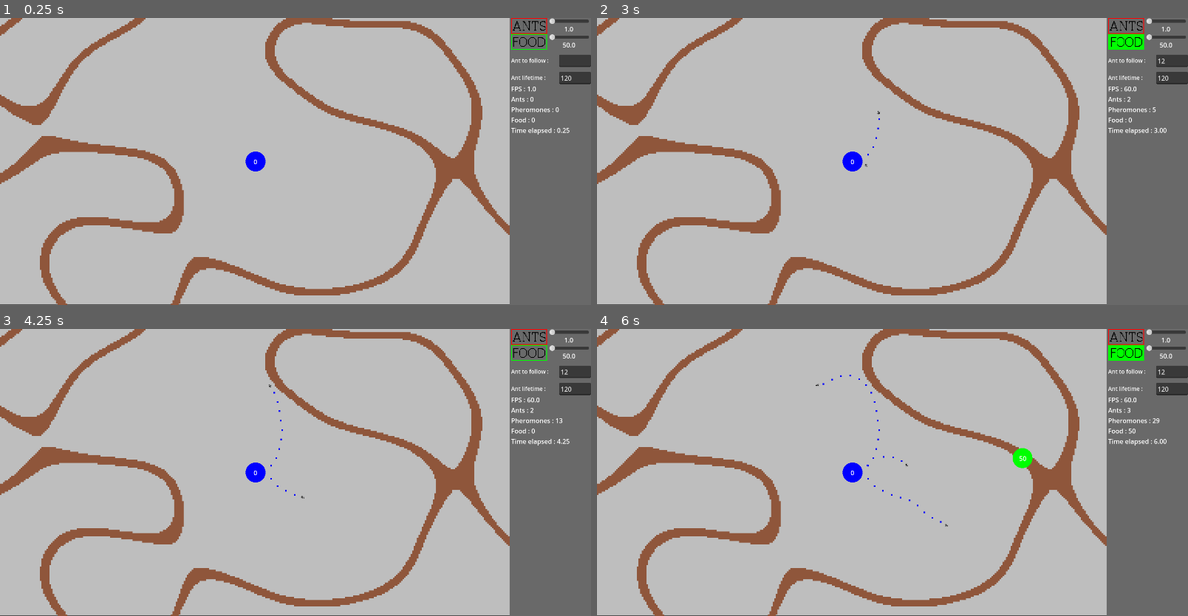
Above: before the commit, frames 1-4 (two rows, left to right).
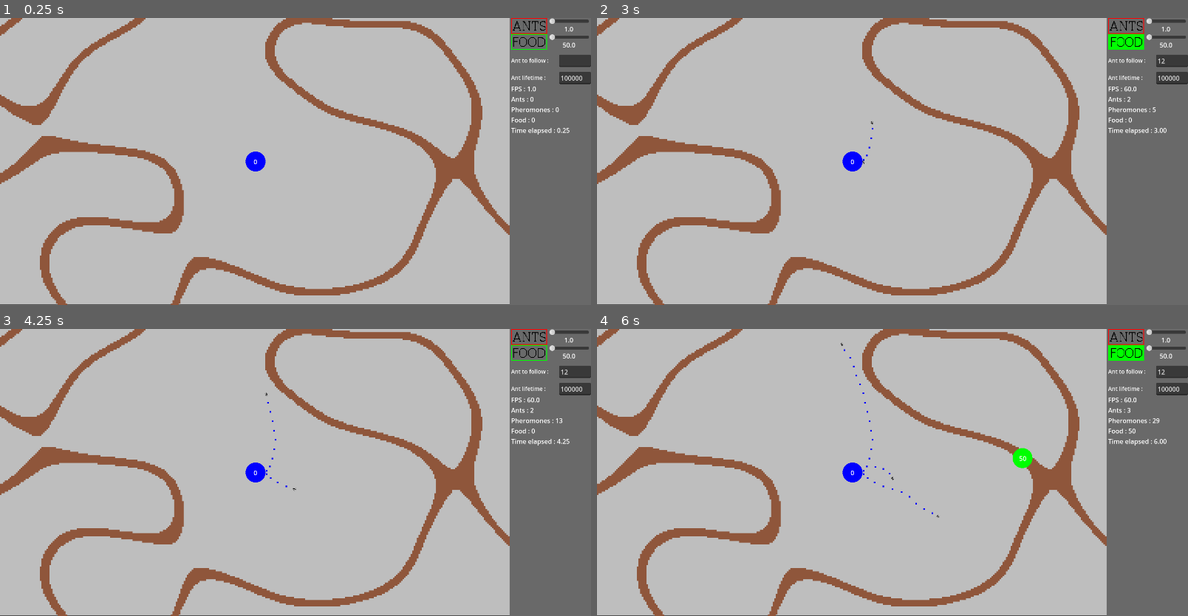
Above: after the commit, the same moments.

Repository: zPrisim/ArtificialAnts
Game: Godot game, scene res://scenes/simulation.tscn
Same seed, same stepped clock (60 frames per second), same inputs: the game is played once before the commit and once after it.
Inputs (mouse positions are in pixels of both pictures, inside the frame that each line leads up to):
- Up to frame 1 (0.25 s): no input
- Up to frame 2 (3 s): click (1170, 61) at 0.52 s; type "12" at 0.6 s; click (1128, 26) at 1.25 s; click (1128, 40) at 2 s; click (1128, 26) at 2.75 s
- Up to frame 3 (4.25 s): click (531, 351) at 3.5 s
- Up to frame 4 (6 s): click (1128, 337) at 4.25 s; click (1128, 351) at 5 s; move the mouse to (1022, 458) at 5.77 s; click (1022, 458) at 5.92 s

The runs differ from the first frame. In frame 1, less than 0.1% of the frame differs, in the area x 95-99%, y 20-22%; in frame 2, less than 0.1%; in frame 3, less than 0.1%; in frame 4, 0.2%, in the area x 37-99%, y 4-69%.

Commit message:
Amélioration déplacement fourmis

Diff:
--- a/scenes/ant.tscn
+++ b/scenes/ant.tscn
@@ -47,7 +47,7 @@
 slide_on_ceiling = false
 wall_min_slide_angle = 0.0
 platform_on_leave = 2
-platform_floor_layers = 4294967041
+platform_floor_layers = 4294967040
 script = ExtResource("1_5tacl")
 
 [node name="antSprite" type="AnimatedSprite2D" parent="."]
@@ -102,15 +102,13 @@
 [node name="leftRayCast" type="RayCast2D" parent="."]
 rotation = 0.785398
 target_position = Vector2(-20, 0)
-hit_from_inside = true
 
 [node name="rightRayCast" type="RayCast2D" parent="."]
 rotation = -0.785398
 target_position = Vector2(20, 0)
-hit_from_inside = true
 
 [node name="frontRayCast" type="RayCast2D" parent="."]
-target_position = Vector2(0, -5)
+target_position = Vector2(0, -10)
 
 [node name="antVision" type="Area2D" parent="."]
 collision_layer = 0
--- a/scenes/map.tscn
+++ b/scenes/map.tscn
@@ -10,15 +10,13 @@
 texture = ExtResource("1_4xfga")
 texture_region_size = Vector2i(4, 4)
 0:0/0 = 0
-0:0/0/physics_layer_0/polygon_0/points = PackedVector2Array(-1.5, -1.5, 1.5, -1.5, 1.5, 1.5, -1.5, 1.5)
-4:0/0 = 0
+0:0/0/physics_layer_0/polygon_0/points = PackedVector2Array(-2, -2, 2, -2, 2, -2, 2, 2, -2, 2)
 
 [sub_resource type="TileSet" id="TileSet_gldc4"]
 tile_size = Vector2i(4, 4)
 physics_layer_0/collision_layer = 1
 physics_layer_0/collision_mask = 0
 physics_layer_0/physics_material = SubResource("PhysicsMaterial_4xfga")
-navigation_layer_0/layers = 1
 sources/0 = SubResource("TileSetAtlasSource_paxxb")
 
 [node name="TileMapLayer" type="TileMapLayer"]
--- a/scenes/pheromone.tscn
+++ b/scenes/pheromone.tscn
@@ -4,10 +4,11 @@
 [ext_resource type="Texture2D" uid="uid://dcg2ahmlh80k" path="res://assets/images/pheromone.png" id="2_qs1xe"]
 
 [sub_resource type="RectangleShape2D" id="RectangleShape2D_qs1xe"]
-size = Vector2(4, 4)
+size = Vector2(2, 2)
 
 [node name="pheromone" type="Area2D"]
 light_mask = 0
+scale = Vector2(2, 2)
 collision_layer = 0
 collision_mask = 0
 monitoring = false
@@ -19,5 +20,4 @@
 shape = SubResource("RectangleShape2D_qs1xe")
 
 [node name="pheromoneSprite" type="Sprite2D" parent="."]
-scale = Vector2(2, 2)
 texture = ExtResource("2_qs1xe")
--- a/scenes/pheromoneMap.tscn
+++ /dev/null
@@ -1,126 +0,0 @@
-[gd_scene load_steps=2 format=3 uid="uid://d4m2dv7180r26"]
-
-[sub_resource type="GDScript" id="GDScript_a8vip"]
-script/source = "extends Node2D
-class_name PheromoneMap
-
-@onready var tex = load(\"res://assets/images/pheromone.png\")
-@onready var cleanup_timer = Timer.new()
-
-var sizeX : int
-var sizeY : int
-var lifeTime : float = 5.0
-var pheromoneSize : float
-var baseOpacity : float = 1.0
-var cells : Array[Cell]
-var perceptionRadius = 6.0
-
-var type : Settings.types
-
-
-var halfSize
-var perceptionRadiusReciprocal
-
-func _ready() -> void:
-	sizeX = ceil(1280 / perceptionRadius)
-	sizeY = ceil(720 / perceptionRadius)
-	cells = []
-	cells.resize(sizeX * sizeY)
-	halfSize = Vector2 (sizeX * perceptionRadius, sizeY * perceptionRadius) * 0.5
-	perceptionRadiusReciprocal = 1/ perceptionRadius
-	for i in range(cells.size()):
-		cells[i] = Cell.new()
-
-	cleanup_timer.one_shot = false  # Make it repeat
-	cleanup_timer.connect(\"timeout\",_on_cleanup_timer_timeout)
-	add_child(cleanup_timer)
-	cleanup_timer.start(1.0)
-
-	addPheromones(Vector2(200,200))
-
-func _on_cleanup_timer_timeout() -> void:
-	var now = Time.get_ticks_msec() / 1000.0
-	for cell in cells:
-		cell.cleanup_pheromones(now)
-
-func initParticle(pos : Vector2) -> CPUParticles2D:
-	var pa = CPUParticles2D.new()
-	pa.texture = tex
-
-	pa.amount = 1
-	pa.lifetime = lifeTime
-	pa.one_shot = true
-	pa.emitting = true
-
-	pa.amount = 1
-	pa.gravity = Vector2(0,0)
-	if type == Settings.types.FOOD:
-		pa.color = Color(1, 0, 0, 1)
-	pa.position = pos
-	add_child(pa)
-	return pa
-
-func addPheromones(pos : Vector2):
-	var cellCoord = posToCell(pos)
-	var p = Pheromone.new()
-	p.pos = pos
-	p.value = 10.0
-	p.creationTime = Time.get_ticks_msec() / 1000.0
-	cells[cellCoord.x + cellCoord.y * sizeX].pheromones.append(p)
-
-func getPheromones(sensorCentre : Vector2) -> Array[Pheromone]:
-	var cellCoord = posToCell(sensorCentre)
-	var res: Array[Pheromone] = []
-	var perceptionRadiusSquared = perceptionRadius * perceptionRadius
-	for x in range(-1, 2):
-		for y in range(-1, 2):
-			var cellX = cellCoord.x + x
-			var cellY = cellCoord.y + y
-			if cellX >= 0 and cellX < sizeX and cellY >= 0 and cellY < sizeY:
-				var cell = cells[cellX + cellY * sizeX]
-				for phero in cell.pheromones:
-					if (phero.pos - sensorCentre).length_squared() < perceptionRadiusSquared:
-						res.append(phero)
-	return res
-
-
-func posToCell(pos : Vector2) -> Vector2i:
-	var x = int((pos.x + halfSize.x) * perceptionRadiusReciprocal)
-	var y = int((pos.y + halfSize.y) * perceptionRadiusReciprocal)
-	return Vector2i(clamp(x, 0, sizeX - 1), clamp(y, 0, sizeY - 1))
-
-func _draw() -> void:
-	for c in cells:
-		for p in c.pheromones:
-			if type == Settings.types.FOOD:
-				draw_rect(Rect2(p.pos,Vector2(2,2)),Color.RED,true)
-			else:
-				draw_rect(Rect2(p.pos,Vector2(2,2)),Color.BLUE,true)
-	pass
-
-func _physics_process(delta: float) -> void:
-	queue_redraw()
-# --- Classes internes propres ---
-
-class Cell:
-	var pheromones : Array[Pheromone]
-	func _init():
-		pheromones = []
-
-	func cleanup_pheromones(now: float):
-		for i in range(pheromones.size() - 1, -1, -1):
-			if now - pheromones[i].creationTime > 10.0:  # 10 secondes de durée
-				pheromones.remove_at(i)
-
-class Pheromone:
-	var pos : Vector2
-	var value : float
-	var creationTime : float
-	func _init():
-		pos = Vector2(0, 0)
-		value = -1.0
-		creationTime = 0.0
-"
-
-[node name="PheromoneMap" type="Node2D"]
-script = SubResource("GDScript_a8vip")
--- a/scripts/ant_movement.gd
+++ b/scripts/ant_movement.gd
@@ -1,3 +1,4 @@
+class_name Ant
 extends CharacterBody2D
 
 @onready var pheromone = preload("res://scenes/pheromone.tscn")
@@ -17,6 +18,7 @@
 
 @onready var id: int
 
+var pathStartPosition: Vector2
 
 enum STATE{SEARCHING,RETURNING}
 var currentState : STATE
@@ -26,16 +28,18 @@
 var steerStrength = 100.0 # force changement de direction : augmente grandement la vitesse aussi
 var wanderStrength = 0.2 # force de l'aléatoire
 var desiredDirection: Vector2
-var desiredVelocity
+var desiredVelocity : Vector2
 var desiredSteeringForce
-var acceleration
+var acceleration : Vector2
 
 var anthill: Node2D
 var pheromoneSpawnTimeDelay = 0.3
 var pheromoneSpawnTimer: Timer
+var lastPheromone : Pheromone
+
 var hasFood: bool
 var hadFood: bool
-var lastFood : Node2D
+var lastFood : Food
 
 const TIME_TO_UPDATE = 0.05
 var updateTimer : Timer
@@ -68,7 +72,6 @@
 	pheromoneSpawnTimer.start(pheromoneSpawnTimeDelay)
 	updateTimer.start(TIME_TO_UPDATE)
 
-
 func _on_timer_life():
 	get_parent().toBeDeadAnts.append(self)
 
@@ -82,8 +85,7 @@
 	var distance
 	var normalized_distance
 
-
-	var existingPheromone = null
+	var existingPheromone : Pheromone = null
 	if currentState == STATE.SEARCHING:
 		closePheromone.set_collision_mask_value(5, false)
 		closePheromone.set_collision_mask_value(6, true)
@@ -94,41 +96,38 @@
 	var pheromones = closePheromone.get_overlapping_areas()
 	for ph in pheromones:
 		var dist = global_position.distance_to(ph.global_position)
-		if dist <= randi() % 7 + 5:
+		if dist <= randi() % 10 + 5:
 			existingPheromone = ph
 			break
 
+	distance = pathStartPosition.distance_to(global_position)
+	normalized_distance = clamp(distance / distMax, 0.0, 1.0)
 	if existingPheromone:
 		if hasFood:
-			if lastFood != null:
-				distance = global_position.distance_to(lastFood.global_position)
-			else:
-				distance = 0
-			normalized_distance = distance / distMax
-			existingPheromone.value += existingPheromone.foodValue * (1.0 - normalized_distance)
+			existingPheromone.value += Settings.pheromoneBaseValue * (1.0 - normalized_distance)
 		else:
-			distance = global_position.distance_to(anthill.global_position)
-			normalized_distance = distance / distMax
-			existingPheromone.value += existingPheromone.homeValue * (1.0 - normalized_distance)
-
-		existingPheromone.reset_timer()
+			existingPheromone.value += Settings.pheromoneBaseValue * (1.0 - normalized_distance)
+
+		if lastPheromone != null:
+			existingPheromone.lastPheromonePos = lastPheromone.global_position
+		lastPheromone = existingPheromone
+
 
 	else:
-		var p = pheromone.instantiate()
+		var p  : Pheromone = pheromone.instantiate()
 		if hasFood:
-			if lastFood != null:
-				distance = global_position.distance_to(lastFood.global_position)
-			else:
-				distance = 0
-			normalized_distance = distance / distMax
 			p.type = Settings.types.FOOD
-			p.value = p.foodValue * (1.0 - normalized_distance)
+			p.value = Settings.pheromoneBaseValue* (1.0 - normalized_distance)
 		else:
-			distance = global_position.distance_to(anthill.global_position)
-			normalized_distance = distance / distMax
 			p.type = Settings.types.HOME
-			p.value = p.homeValue * (1.0 - normalized_distance)
+			p.value = Settings.pheromoneBaseValue * (1.0 - normalized_distance)
+
 		p.id = id
+		if lastPheromone == null:
+			p.lastPheromonePos = anthill.global_position
+		else:
+			p.lastPheromonePos = lastPheromone.global_position
+		lastPheromone = p
 		get_parent().pheromones.append(p)
 		get_parent().add_child(p)
 		p.global_position = global_position
@@ -139,11 +138,11 @@
 	var avoidForce = Vector2.ZERO
 
 	if leftRayCast.is_colliding() and !rightRayCast.is_colliding():
-		avoidForce += transform.x * 0.5
+		avoidForce += transform.x * 0.1
 	elif rightRayCast.is_colliding() and !leftRayCast.is_colliding():
-		avoidForce -= transform.x * 0.5
+		avoidForce -= transform.x * 0.1
 	elif rightRayCast.is_colliding() and leftRayCast.is_colliding():
-		avoidForce -= transform.y * 0.5
+		avoidForce -= transform.y * 0.1
 
 	return avoidForce
 
@@ -152,10 +151,8 @@
 		var normal = frontRayCast.get_collision_normal()
 		# calcul d' un vecteur parallèle à l'obstacle
 		var parallelDirection = normal.rotated(PI / 2)  # ratation à 90° pour obtenir une direction parallèle
-		velocity = parallelDirection * maxSpeed
-		rotation = atan2(velocity.y, velocity.x)
-	else:
-		velocity = (velocity.normalized() * maxSpeed).limit_length(maxSpeed)
+		velocity = (parallelDirection * maxSpeed).limit_length(maxSpeed)
+		rotation = get_angle_to(parallelDirection)
 
 
 
@@ -171,9 +168,9 @@
 	if currentState == STATE.SEARCHING && lastFood == null:
 		desiredDirection =  (desiredDirection + sensor_direction + avoidance + (randomPoint * wanderStrength)).normalized()
 	elif currentState == STATE.SEARCHING && lastFood != null:
-		desiredDirection =  (desiredDirection + sensor_direction + avoidance + (randomPoint * 0.05)).normalized()
+		desiredDirection =  (desiredDirection + sensor_direction *5+ avoidance + (randomPoint * 0.05)).normalized()
 	elif currentState == STATE.RETURNING:
-		desiredDirection =  (desiredDirection + sensor_direction + avoidance + (randomPoint * 0.05)).normalized()
+		desiredDirection =  (desiredDirection + sensor_direction *5+ avoidance + (randomPoint * 0.05)).normalized()
 
 	desiredVelocity = desiredDirection * maxSpeed
 	desiredSteeringForce = (desiredVelocity - velocity) * steerStrength
@@ -215,9 +212,9 @@
 		var v = vision.sensor("foodRessource")
 		if v != null:
 			return (v.global_position  - global_position).normalized()
-
-		elif lastFood != null:
-			return isNear(allPheromones, lastFood)
+		if lastFood != null:
+			return isNear(allPheromones,lastFood)
+
 		hadFood = false
 		var sumLeft = sumArray(leftPheromones)
 		var sumCentre = sumArray(centrePheromones)
@@ -235,31 +232,32 @@
 		var v = vision.sensor("antHill")
 		if v != null:
 			return (v.global_position  - global_position).normalized()
-		return isNear(allPheromones, anthill)
+		return isNear(allPheromones,anthill)
 	return Vector2(0,0)
 
 
 
 func isNear(pA : Array, n : Node2D) -> Vector2:
 	var minDist = 5000
-	var minVec = Vector2.ZERO
+	var tmpPheromone : Pheromone = null
 	var dist
 	for p in pA:
 		dist = p.global_position.distance_to(n.global_position)
 		if dist < minDist:
 			minDist = dist
-			minVec = p.global_position
-	if minVec != Vector2.ZERO:
-		return (minVec - global_position).normalized()
+			tmpPheromone = p
+	if tmpPheromone != null:
+		return (tmpPheromone.lastPheromonePos - global_position).normalized()
 	return Vector2.ZERO
 
 
-func handleFood(food : Node2D):
+func handleFood(food : Food):
 	if(food.foodValue > 0):
 		currentState = STATE.RETURNING
 		food.foodValue -= 1
 		lastFood = food
 		hasFood = true
+		pathStartPosition = global_position  # Démarrage du trajet de retour
 	else:
 		get_parent().foods.erase(food)
 		get_parent().remove_child(food)
@@ -267,14 +265,17 @@
 		hadFood = false
 
 
+
 func handleAnthill(hill : Node2D):
 	hasFood = false
 	currentState = STATE.SEARCHING
 	hill.foodNumber += 1
+	pathStartPosition = global_position  # Démarrage du trajet vers nourriture
+
 
 func TurnAround() -> void: # A modifier, les fourmis se bloquent
 	velocity = -velocity * 0.2 # on ralenti la vitesse
-	desiredDirection = velocity + Vector2((randf() - 0.5) *5,(randf() - 0.5)*5)
+	desiredDirection = velocity
 
 func _physics_process(delta: float) -> void:
 	move(delta)
--- a/scripts/food.gd
+++ b/scripts/food.gd
@@ -1,3 +1,4 @@
+class_name Food
 extends StaticBody2D
 @onready var foodCollision = $foodCollision
 
--- a/scripts/pheromone.gd
+++ b/scripts/pheromone.gd
@@ -1,3 +1,4 @@
+class_name Pheromone
 extends Area2D
 
 @onready var sprite = $pheromoneSprite
@@ -5,25 +6,23 @@
 
 var id
 var type : Settings.types
-var value : float
+var value : float = Settings.pheromoneBaseValue
 
-const homeValue = 10.0
-const foodValue = 20.0
 
-var baseOpacity = 1.0
+var baseOpacity := 1.0
 
 var deathTimer := Timer.new()
 var lifeTimer := Timer.new()
 
-var lifeTime = Settings.pheromoneLifTime
+var lifeTime := Settings.pheromoneLifeTime
+
+var lastPheromonePos := Vector2(0,0)
 
 func _ready():
 	add_to_group("pheromone")
 	if type == Settings.types.FOOD:
-		value = foodValue
 		sprite.self_modulate = Color(255,0,0)
 	else:
-		value = homeValue
 		sprite.self_modulate = Color(0,0,255)
 
 	if type == Settings.types.FOOD:
@@ -66,3 +65,8 @@
 	get_parent().pheromones.erase(self)
 	get_parent().remove_child(self)
 	queue_free()
+
+"func _draw() -> void:
+	var from = Vector2.ZERO
+	var to = to_local(lastPheromonePos)
+	draw_line(from, to, Color.INDIGO, 1)"
--- a/scripts/settings.gd
+++ b/scripts/settings.gd
@@ -6,7 +6,9 @@
 
 
 var pheromoneSpawnTimeDelay : float = 0.3
-var pheromoneLifTime : float = 20.0
-var antLifeTime : int = 120
+var pheromoneLifeTime : float = 20.0
+var pheromoneBaseValue : float = 10.0
+
+var antLifeTime : int = 100000 # à changer
 var antSpawnCheckDelay : float = 1.0
 var numberOfFoodToSpawnAnts : int = 10
